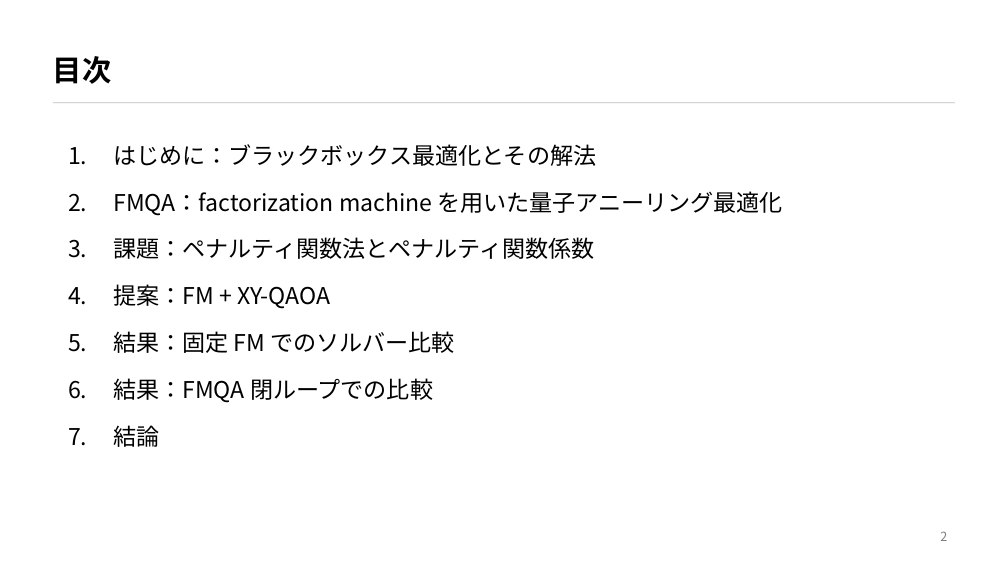
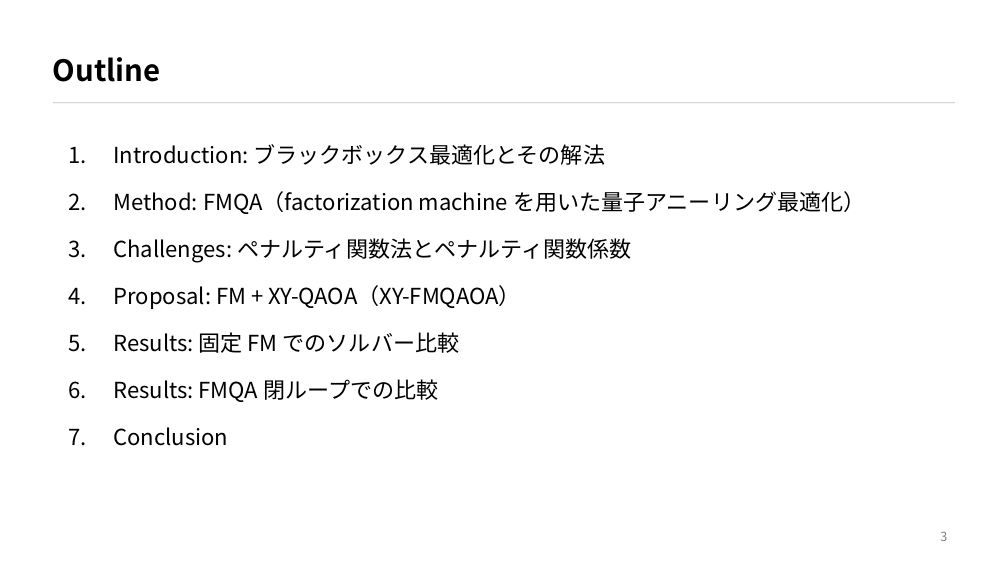
Before and after one commit to taiga-hayashi/QAOA_BBO_Public, a slide deck: slide 3 of docs/slide/slide_ja.pptx (slide 2 before the commit). Drawn at 1008x567 pixels with LibreOffice and Linux fonts; fonts in the diff are those of the drawing. Boxes give left, top, right and bottom in pixels: in the first picture for what was removed or moved away, otherwise in the second. Text is boxed around its words. In the diff, an @@ line names an element or a change of style, - is before the commit and + after.

```diff
--- a/docs/slide/slide_ja.pptx
+++ b/docs/slide/slide_ja.pptx
@@ title at (53,57,161,82): text changed @@
-目次
+Outline
@@ text at (113,144,606,165): text changed; size 22 to 21 pt @@
-はじめに：ブラックボックス最適化とその解法
+Introduction: ブラックボックス最適化とその解法
@@ text at (113,191,865,214): text changed; size 22 to 21 pt @@
-FMQA：factorization machine を用いた量子アニーリング最適化
+Method: FMQA（factorization machine を用いた量子アニーリング最適化）
@@ text at (113,238,631,263): text changed; size 22 to 21 pt @@
-課題：ペナルティ関数法とペナルティ関数係数
+Challenges: ペナルティ関数法とペナルティ関数係数
@@ text at (113,285,521,309): text changed; size 22 to 21 pt @@
-提案：FM + XY-QAOA
+Proposal: FM + XY-QAOA（XY-FMQAOA）
@@ text at (113,332,459,353): text changed; size 22 to 21 pt @@
-結果：固定 FM でのソルバー比較
+Results: 固定 FM でのソルバー比較
@@ text at (113,379,438,402): text changed; size 22 to 21 pt @@
-結果：FMQA 閉ループでの比較
+Results: FMQA 閉ループでの比較
@@ size 22 to 21 pt in 5 elements at (68,240,86,258), (68,287,86,304), (68,334,86,352), (68,381,86,399), (68,428,86,445) @@
@@ text at (113,427,228,446): text changed; size 22 to 21 pt @@
-結論
+Conclusion
```
Also in this commit, not shown: 21 other slides changed, 4 slides added, 1 slide removed.
